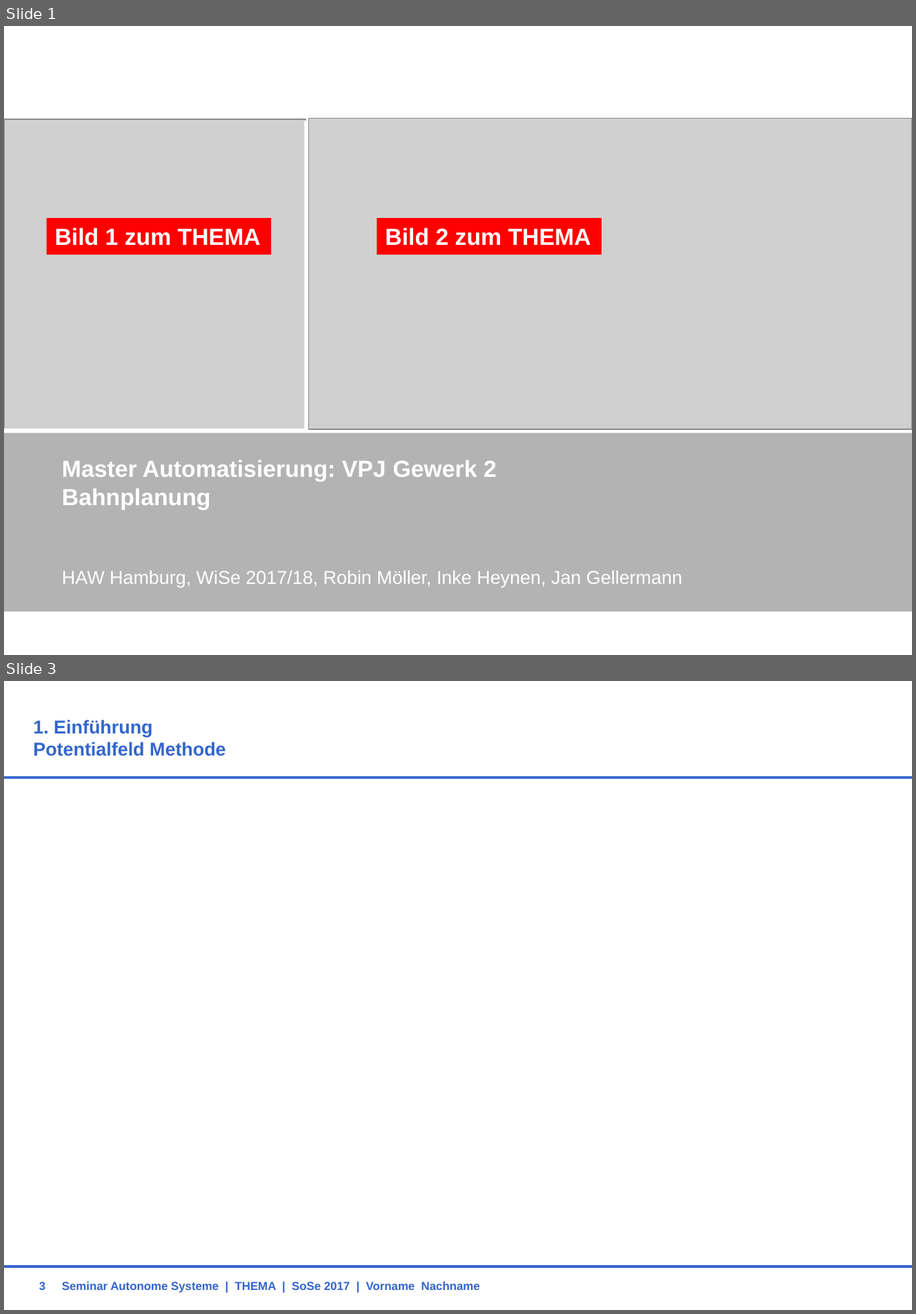
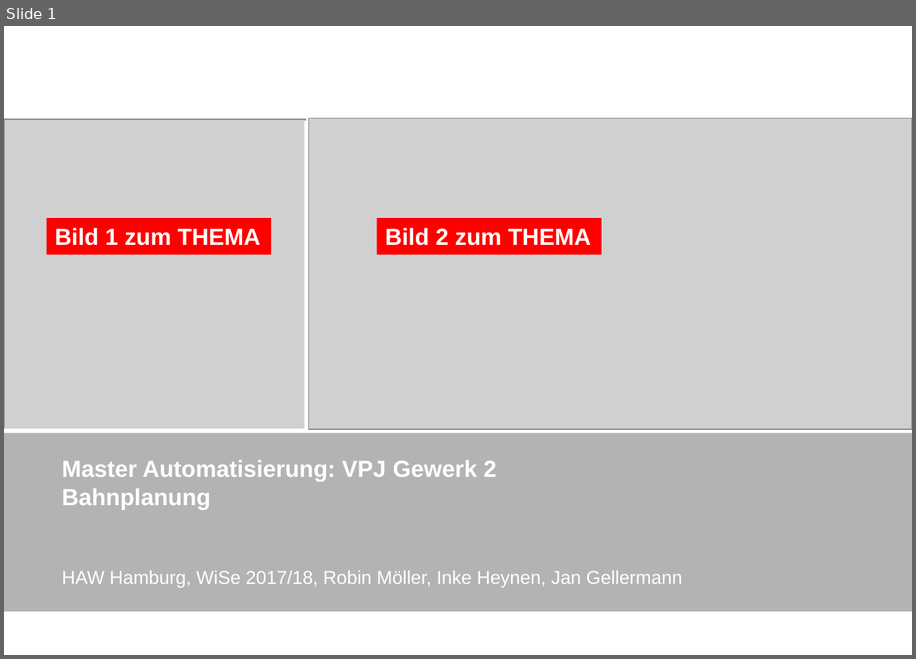
Before and after one commit to RobinMoeller/VPJ-Gewerk-2, a slide deck: Präsi_Konzept.pptx. Shown one above the other, each under a label of ours: slides 1 and 3 before the commit, slide 1 after it; the slides between them are not shown. The pictures are 916x1314 and 916x659 pixels, drawn with LibreOffice and Linux fonts; fonts in the diff are those of the drawing; grey boxes stand for pictures; background and template pictures are left out. Boxes give left, top, right and bottom in pixels: in the first picture for what was removed or moved away, otherwise in the second. Text is boxed around its words. In the diff, an @@ line names an element or a change of style, - is before the commit and + after.

```diff
--- a/Präsi_Konzept.pptx
+++ b/Präsi_Konzept.pptx
@@ slide 3 removed at bbox=[4, 681, 912, 1310], background #FFFFFF @@
@@ title removed at bbox=[33, 720, 226, 756] @@
-1. Einführung
-Potentialfeld Methode
@@ line removed from (4, 778) to (912, 778) @@
@@ line removed from (4, 1266) to (912, 1266) @@
@@ text removed at bbox=[62, 1281, 480, 1292] @@
-Seminar Autonome Systeme | THEMA | SoSe 2017 | Vorname Nachname
@@ page number removed at bbox=[39, 1281, 45, 1290] @@
-3
```
Also in this commit, not shown: 3 slides changed, 6 slides added, 4 other slides removed.
